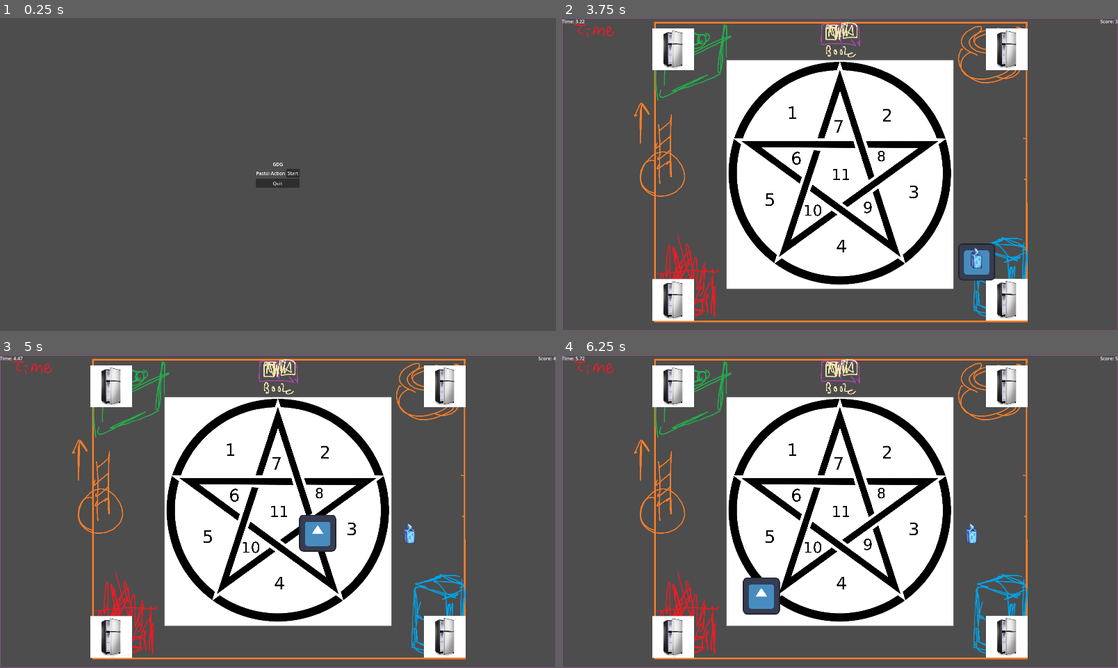
Above: before the commit, frames 1-4 (two rows, left to right).
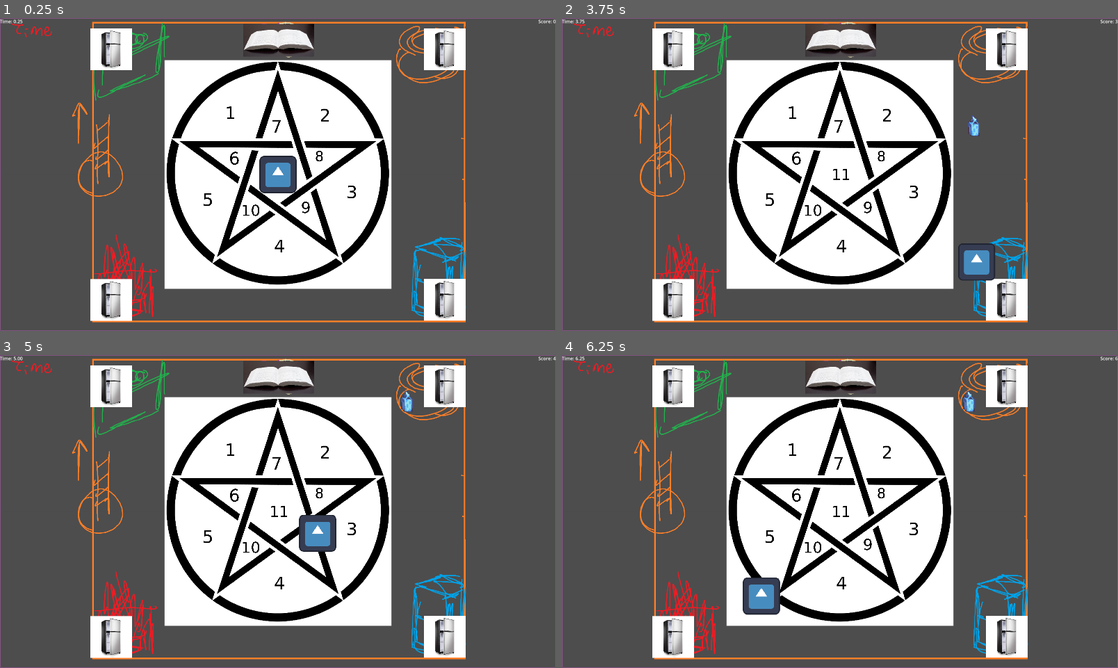
Above: after the commit, the same moments.

Repository: Game-Developers-Group-IUI/mini-game-2024
Game: Godot game, scene res://game.tscn
Two runs of this game, one before a commit and one after it. Both use one fixed random seed, a clock stepped at 60 frames per second and the inputs below. The engine's default icon, where the game draws it, is replaced by a stand-in: a white triangle on a blue panel in a dark square.
Inputs (mouse positions are in pixels of both pictures, inside the frame that each line leads up to):
- Up to frame 1 (0.25 s): no input
- Up to frame 2 (3.75 s): click (856, 174) at 0.5 s, where only the run before the commit has a clickable "Start"; tap Enter (confirm) at 1.25, 1.35, 2.1, 2.85, 3.5, 3.6 s; hold D (move_right) 1.28-2.03 s; hold S (move_down) 2.03-2.78 s; hold D (move_right) 2.78-3.53 s; hold W (move_up) from 3.53 s (still down)
- Up to frame 3 (5 s): release W (move_up) at 4.28 s; hold A (move_left) from 4.28 s (still down); tap Enter (confirm) at 4.35 s
- Up to frame 4 (6.25 s): tap Enter (confirm) at 5.1, 5.85 s; release A (move_left) at 5.78 s; hold S (move_down) from 5.78 s (still down)

The runs differ from the first frame. In frame 1, 39% of the frame differs, in the area x 0-100%, y 0-100%; in frame 2, 1.2%; in frame 3, 1.2%; in frame 4, 1.2%.

Commit message:
adding book stuff

Diff:
--- /dev/null
+++ b/pastel_action/book.gd
@@ -0,0 +1,11 @@
+extends Sprite2D
+
+
+# Called when the node enters the scene tree for the first time.
+func _ready() -> void:
+	pass # Replace with function body.
+
+
+# Called every frame. 'delta' is the elapsed time since the previous frame.
+func _process(delta: float) -> void:
+	pass
--- a/pastel_action/game.gd
+++ b/pastel_action/game.gd
@@ -17,8 +17,8 @@
 @export var score_label: Label
 
 ## Debug
-const launch_running: bool = false
-const quit_on_escape: bool = false
+const launch_running: bool = true
+const quit_on_escape: bool = true
 
 ## Runtime References
 var player: Player
--- a/pastel_action/scenes/level.gd
+++ b/pastel_action/scenes/level.gd
@@ -1,5 +1,8 @@
 class_name Level
 extends Node2D
+
+## External References
+@onready var game: Game = get_node(^"/root/Game")
 
 ## Internal References
 @onready var ladder_cooldown_timer: Timer = %LadderCooldown
@@ -32,7 +35,17 @@
 					to_aboveground()
 				elif not in_basement:
 					to_basement()
-
+	##Book pop up
+		for body: PhysicsBody2D in $BookWorld.get_overlapping_bodies():
+			if body is Player:
+				$BookMenu.visible = true
+				$BookWorld/SampleBook.visible = false
+				game.player.visible = false
+	##Book pop down
+	if Input.is_action_just_pressed(&"move_down"):
+		$BookMenu.visible = false
+		$BookWorld/SampleBook.visible = true
+		game.player.visible = true
 
 func to_basement() -> void:
 	#TODO: switching active states of interactibles that don't exist yet
--- a/pastel_action/scenes/level.tscn
+++ b/pastel_action/scenes/level.tscn
@@ -9,9 +9,13 @@
 [ext_resource type="PackedScene" uid="uid://b8a7jqafcpmkf" path="res://scenes/ingredients/syrup.tscn" id="7_ikqk7"]
 [ext_resource type="PackedScene" uid="uid://bspoe6xrurxgs" path="res://scenes/ingredients/milk.tscn" id="8_k3f6e"]
 [ext_resource type="PackedScene" uid="uid://j0jouqofdot7" path="res://scenes/ingredients/cane.tscn" id="9_x8vii"]
+[ext_resource type="Texture2D" uid="uid://hjvusdo3hus6" path="res://assets/SampleBook.jpg" id="10_j7m5s"]
 
 [sub_resource type="CircleShape2D" id="CircleShape2D_pixmk"]
 radius = 72.0
+
+[sub_resource type="RectangleShape2D" id="RectangleShape2D_0ehsi"]
+size = Vector2(289, 121)
 
 [node name="Level" type="Node2D" node_paths=PackedStringArray("basement_floor", "pentagram", "aboveground_floor", "walls", "ladder") groups=["game_nodes"]]
 texture_filter = 1
@@ -44,7 +48,7 @@
 
 [node name="CollisionPolygon2D" type="CollisionPolygon2D" parent="Walls"]
 position = Vector2(-2208, -216)
-polygon = PackedVector2Array(1192, -280, 1560, -288, 2856, -288, 2856, 720, 1560, 720, 1560, -288, 1192, -280, 1184, 840, 3264, 848, 3288, -464, 1184, -448)
+polygon = PackedVector2Array(1192, -280, 1560, -288, 2121.03, -288, 2856, -288, 2856, 720, 1560, 720, 1560, -288, 1192, -280, 1184, 840, 3264, 848, 3288, -464, 1184, -448)
 
 [node name="Ladder" type="Area2D" parent="."]
 position = Vector2(-608, 0)
@@ -58,6 +62,7 @@
 one_shot = true
 
 [node name="PickupHolder" type="Node2D" parent="."]
+position = Vector2(-8, -455)
 
 [node name="CaramelBasket" parent="." node_paths=PackedStringArray("pickup_holder") instance=ExtResource("6_uriej")]
 position = Vector2(504, -504)
@@ -79,4 +84,22 @@
 ingredient = ExtResource("9_x8vii")
 pickup_holder = NodePath("../PickupHolder")
 
+[node name="BookMenu" type="Sprite2D" parent="."]
+visible = false
+position = Vector2(11.4375, -5.42529)
+scale = Vector2(4.5087, 4.57339)
+texture = ExtResource("10_j7m5s")
+
+[node name="BookWorld" type="Area2D" parent="."]
+position = Vector2(2, -466)
+
+[node name="SampleBook" type="Sprite2D" parent="BookWorld"]
+position = Vector2(0, 3)
+scale = Vector2(0.514768, 0.380509)
+texture = ExtResource("10_j7m5s")
+
+[node name="CollisionShape2D" type="CollisionShape2D" parent="BookWorld"]
+position = Vector2(4.5, 3.5)
+shape = SubResource("RectangleShape2D_0ehsi")
+
 [connection signal="timeout" from="LadderCooldown" to="." method="_on_ladder_cooldown_timeout"]
Binary file added: pastel_action/assets/SampleBook.jpg
Not shown, added: pastel_action/assets/SampleBook.jpg.import
Binary file added: pastel_action/scenes/SampleBook.jpg
Not shown, added: pastel_action/scenes/SampleBook.jpg.import
Not shown: 1 places in pastel_action/scenes/level.tscn that only renumber resources
